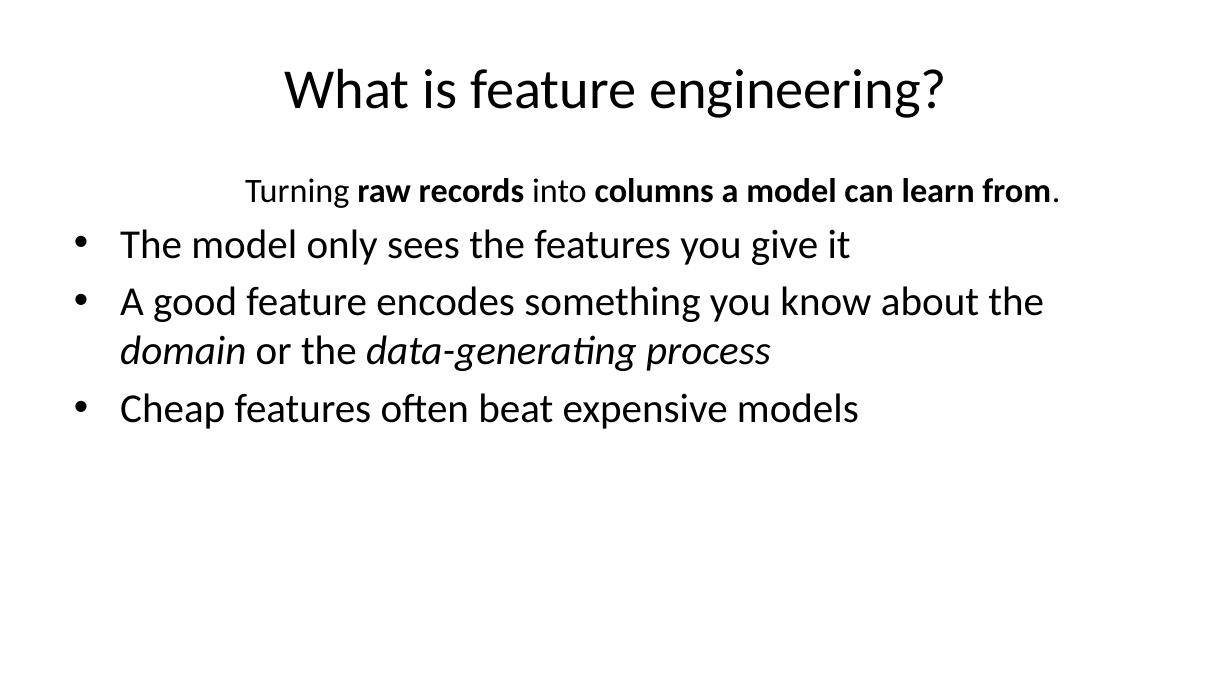
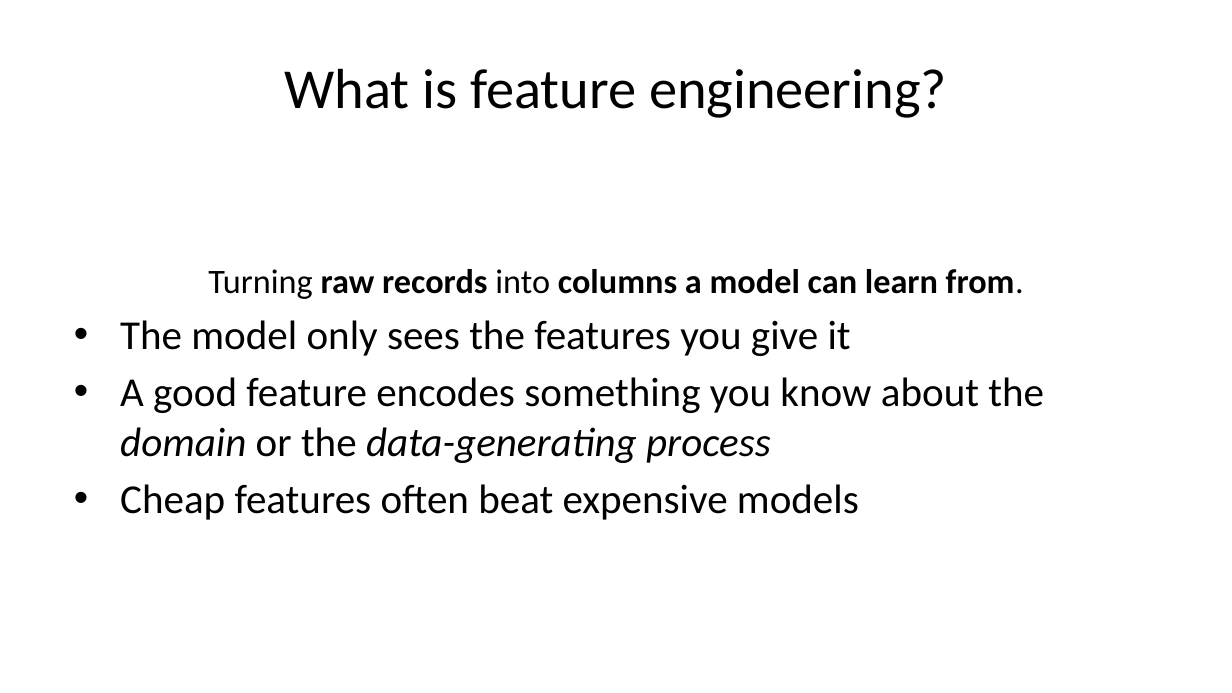
Before and after one commit to pauldubois98/AdcancedTopicsDataScience2026, a slide deck: slide 3 of Course02/slides.pptx. Drawn at 1232x693 pixels with LibreOffice and Linux fonts; fonts in the diff are those of the drawing. Boxes give left, top, right and bottom in pixels: in the first picture for what was removed or moved away, otherwise in the second. Text is boxed around its words. In the diff, an @@ line names an element or a change of style, - is before the commit and + after.

```diff
--- a/Course02/slides.pptx
+++ b/Course02/slides.pptx
@@ text "Turning raw records into columns ..." at bbox=[120, 269, 1044, 520]: vertical alignment top to middle @@
@@ text at bbox=[208, 269, 1024, 299]: alignment left to centre; indent changed @@
```
Also in this commit, not shown: 1 other slide changed, 17 slides added, 20 other files.
